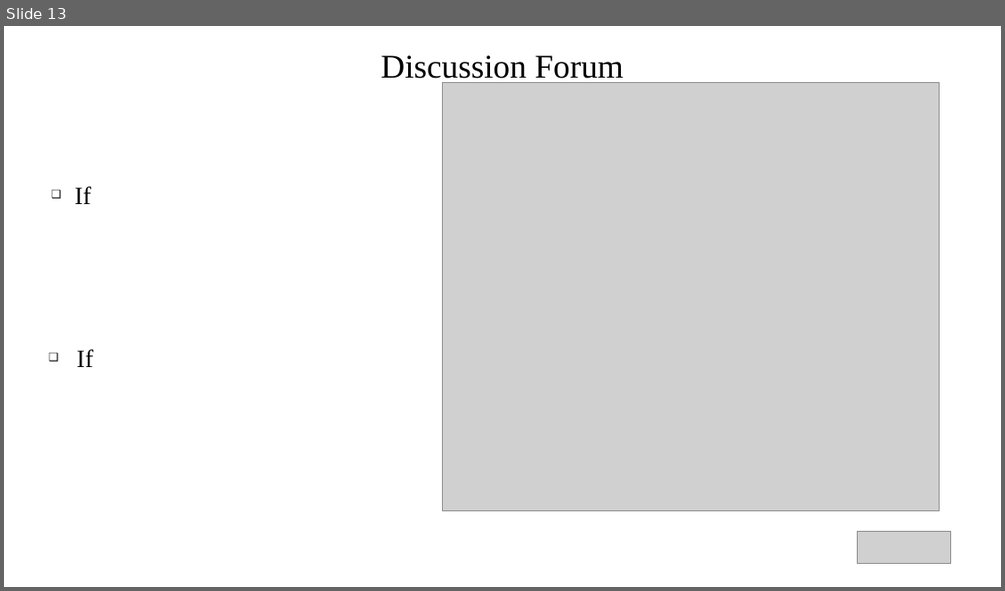
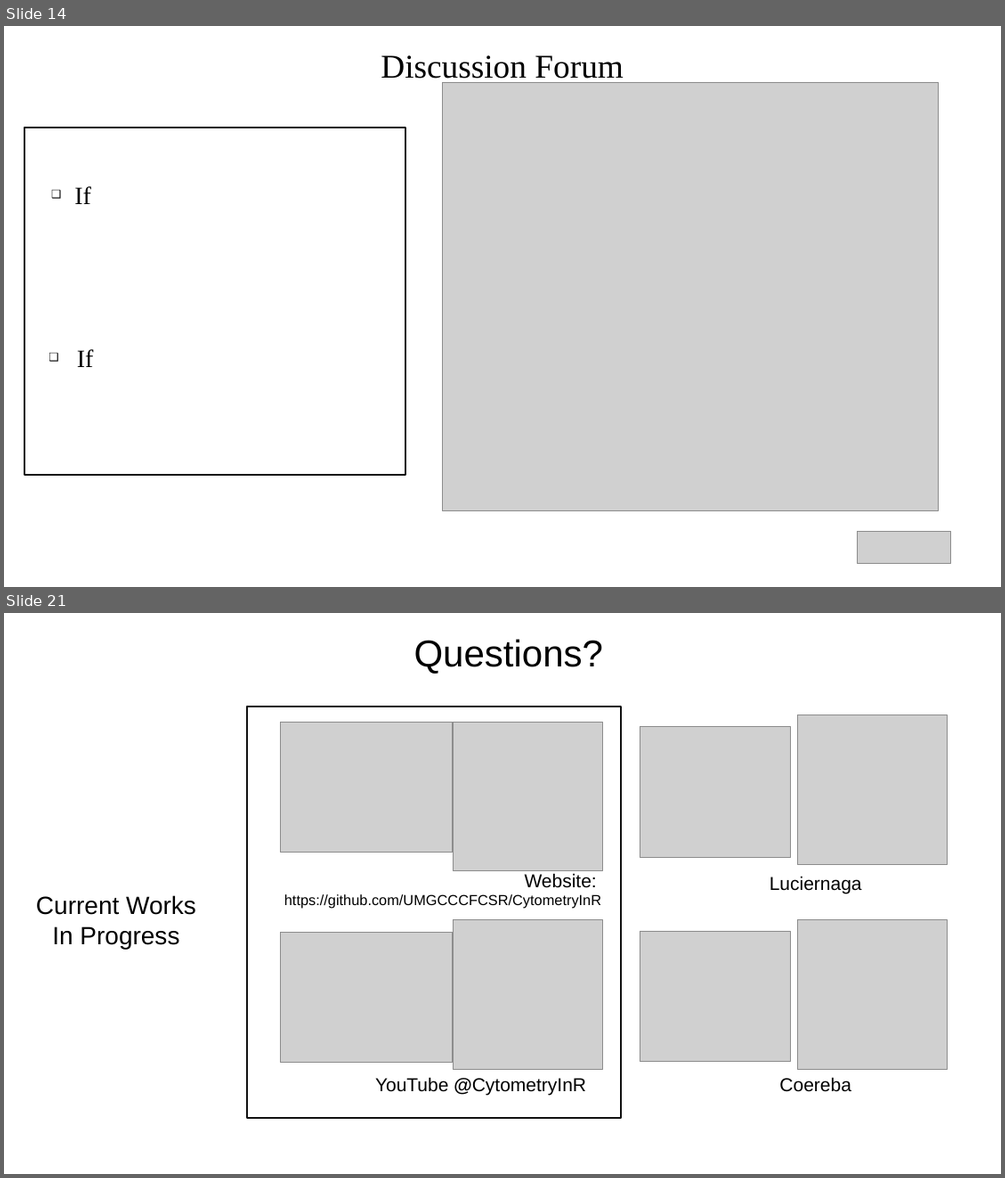
Before and after one commit to DavidRach/CytometryIn_Bioc2026, a slide deck: DavidRach_CytometryInR_BioC2026.pptx. Shown one above the other, each under a label of ours: slide 13 before the commit, slides 14 and 21 after it; the slides between them are not shown. The pictures are 1005x591 and 1005x1178 pixels, drawn with LibreOffice and Linux fonts; fonts in the diff are those of the drawing; grey boxes stand for pictures. Boxes give left, top, right and bottom in pixels: in the first picture for what was removed or moved away, otherwise in the second. Text is boxed around its words. In the diff, an @@ line names an element or a change of style, - is before the commit and + after.

```diff
--- a/DavidRach_CytometryInR_BioC2026.pptx
+++ b/DavidRach_CytometryInR_BioC2026.pptx
@@ slide 21 added at bbox=[4, 613, 1001, 1174], background #FFFFFF @@
@@ title added at bbox=[414, 639, 603, 674], 36 pt, text #000000 @@
+Questions?
@@ rectangle added at bbox=[247, 706, 621, 1118], fill #FFFFFF, outline #111111 1.45 pt @@
@@ picture added at bbox=[797, 715, 947, 865] @@
@@ picture added at bbox=[280, 722, 453, 852] @@
@@ picture added at bbox=[453, 722, 602, 871] @@
@@ picture added at bbox=[639, 727, 791, 858] @@
@@ text added at bbox=[284, 873, 601, 908], 14 pt, text #000000 @@
+Website:
+https://github.com/UMGCCCFCSR/CytometryInR
@@ text added at bbox=[769, 876, 862, 893], 18 pt, text #000000 @@
+Luciernaga
@@ text added at bbox=[36, 895, 196, 949], 24 pt, text #000000 @@
+Current Works
+In Progress
@@ picture added at bbox=[280, 933, 453, 1063] @@
@@ picture added at bbox=[453, 919, 602, 1070] @@
@@ picture added at bbox=[639, 931, 791, 1062] @@
@@ picture added at bbox=[797, 919, 947, 1070] @@
@@ text added at bbox=[375, 1077, 586, 1095], 18 pt, text #000000 @@
+YouTube @CytometryInR
@@ text added at bbox=[779, 1077, 851, 1092], 18 pt, text #000000 @@
+Coereba
@@ what was slide 13 is now slide 14 @@
@@ slide 14 changed as well @@
@@ rectangle added at bbox=[25, 127, 405, 475], fill #FFFFFF, outline #111111 1.45 pt @@
```
Also in this commit, not shown: 9 other slides changed, 10 other slides added, 10 slides removed, 1 other file.
